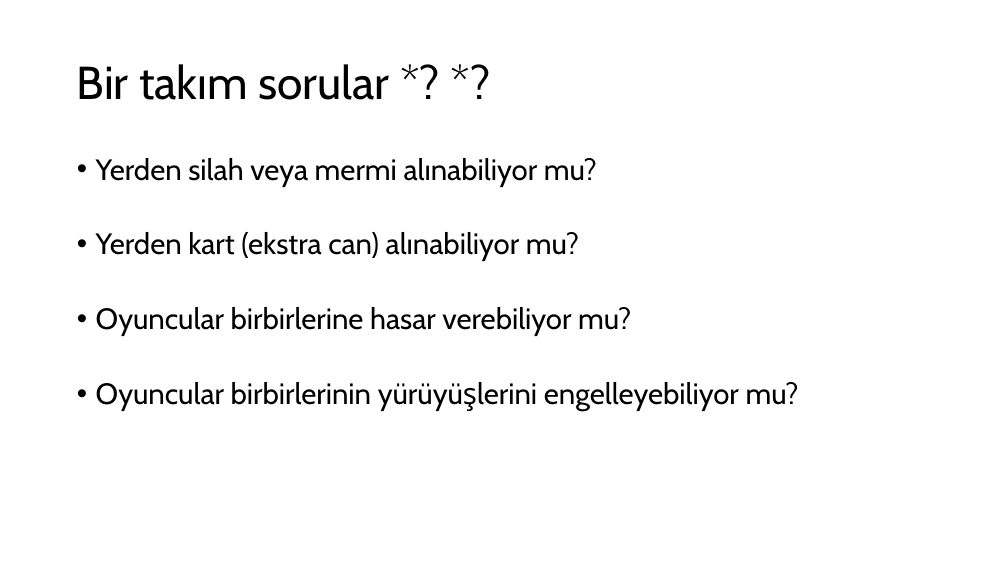
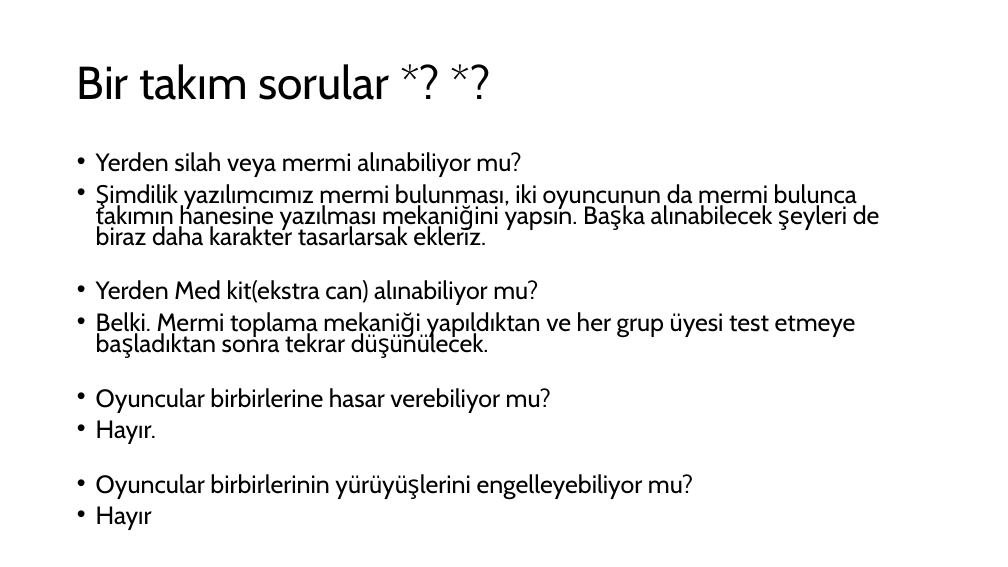
Before and after one commit to mushuacan/DGD306-BrutalistStudios-ZombiSlayers, a slide deck: slide 11 of Dökümanlar/Zombi Slayers.pptx. Drawn at 1008x567 pixels with LibreOffice and Linux fonts; fonts in the diff are those of the drawing. Boxes give left, top, right and bottom in pixels: in the first picture for what was removed or moved away, otherwise in the second. Text is boxed around its words. In the diff, an @@ line names an element or a change of style, - is before the commit and + after.

```diff
--- a/Dökümanlar/Zombi Slayers.pptx
+++ b/Dökümanlar/Zombi Slayers.pptx
@@ text at (96,152,693,498): size 28 to 23.8 pt in "Yerden silah veya mermi alınabiliyor mu?", "Oyuncular birbirlerine hasar verebiliyor mu?", "Oyuncular birbirlerinin yürüyüşlerini engelleyebiliyor mu?"; line spacing 0.9 to 0.7 @@
@@ text at (96,184,880,353): text changed; size 28 to 23.8 pt @@
-• Yerden kart (ekstra can) alınabiliyor mu?
+• Şimdilik yazılımcımız mermi bulunması, iki oyuncunun da mermi bulunca takımın hanesine yazılması mekaniğini yapsın. Başka alınabilecek şeyleri de biraz daha karakter tasarlarsak ekleriz.
+• Yerden Med kit(ekstra can) alınabiliyor mu?
+• Belki. Mermi toplama mekaniği yapıldıktan ve her grup üyesi test etmeye başladıktan sonra tekrar düşünülecek.
@@ text at (96,420,156,443): paragraph added @@
+• Hayır.
@@ text at (96,506,152,530): paragraph added @@
+• Hayır
```
Also in this commit, not shown: 10 other slides changed.
